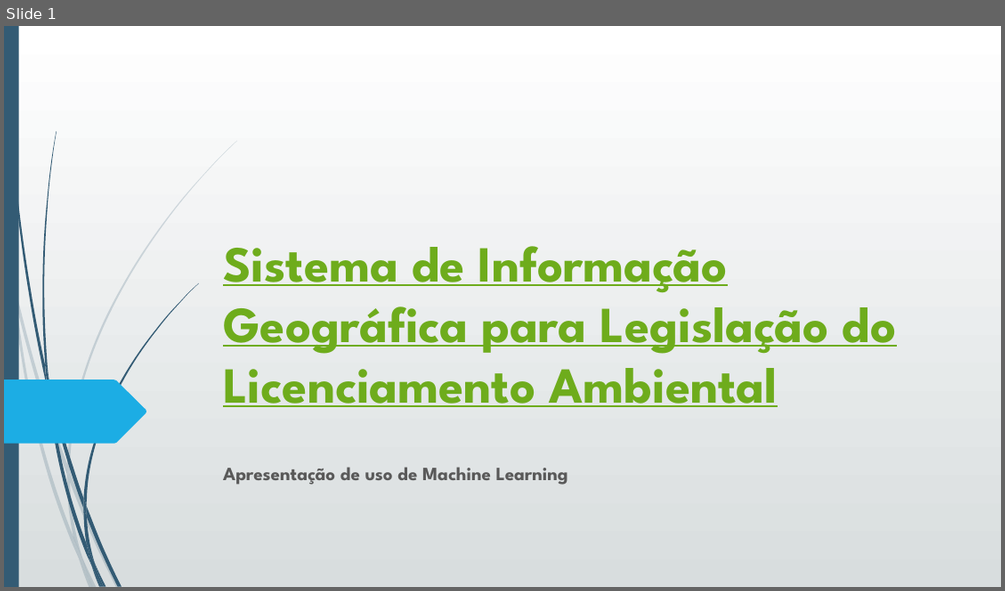
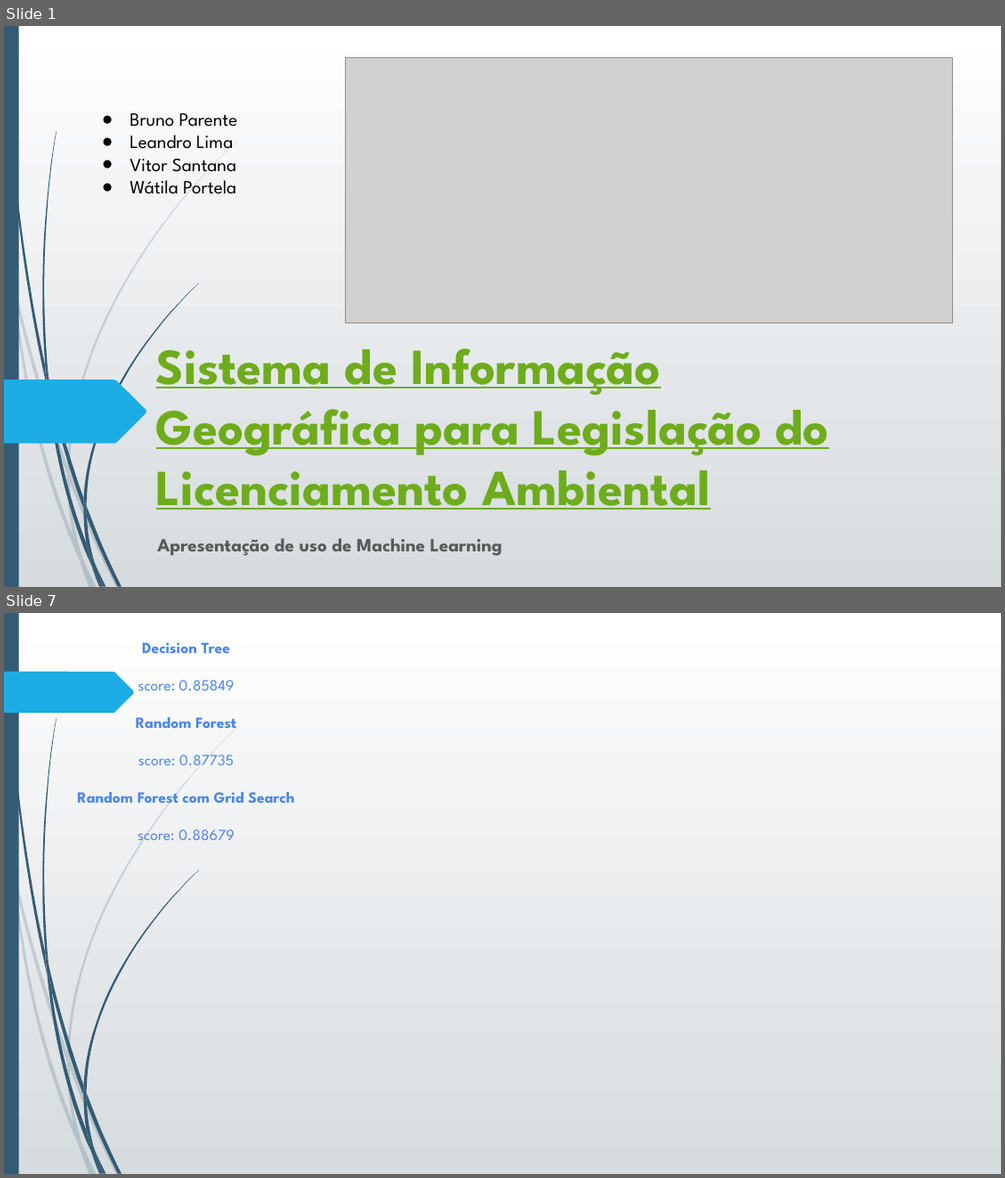
Before and after one commit to leoexcelsus/siglla_phase2, a slide deck: siglla fase2.pptx. Shown one above the other, each under a label of ours: slide 1 before the commit, slides 1 and 7 after it; the slides between them are not shown. The pictures are 1005x591 and 1005x1178 pixels, drawn with LibreOffice and Linux fonts; fonts in the diff are those of the drawing; grey boxes stand for pictures; background and template pictures are left out. Boxes give left, top, right and bottom in pixels: in the first picture for what was removed or moved away, otherwise in the second. Text is boxed around its words. In the diff, an @@ line names an element or a change of style, - is before the commit and + after.

```diff
--- a/siglla fase2.pptx
+++ b/siglla fase2.pptx
@@ slide 7 added at <box>4,613,1001,1174</box>, background picture (left out); not listed: 23 template elements that a slide beside it also shows @@
@@ text added at <box>77,642,294,840</box>, 15 pt, text #4A86E8, bold @@
+Decision Tree
+score: 0.85849
+Random Forest
+score: 0.87735
+Random Forest com Grid Search
+score: 0.88679
@@ freeform shape added at <box>4,672,134,713</box>, fill #1CADE4 @@
@@ slide 1 changed as well @@
@@ background gradient #FFFFFF to #D7DDE0 to gradient #FFFFFF to #D6DBDE @@
@@ picture added at <box>345,58,952,323</box> @@
@@ text added at <box>129,113,238,199</box>, 18 pt, text #000000 @@
+● Bruno Parente
+● Leandro Lima
+● Vitor Santana
+● Wátila Portela
@@ title "Sistema de Informação Geográfica para ...": place and size @@
-title "Sistema de Informação Geográfica para ..." at <box>223,246,897,407</box>
+title "Sistema de Informação Geográfica para ..." at <box>156,348,829,509</box>
@@ subtitle "Apresentação de uso de Machine ...": place and size @@
-subtitle "Apresentação de uso de Machine ..." at <box>223,467,568,484</box>
+subtitle "Apresentação de uso de Machine ..." at <box>157,538,502,556</box>
@@ subtitle "Apresentação de uso de Machine ..." at <box>157,538,502,556</box>: less space between paragraphs @@
```
Also in this commit, not shown: 2 other slides changed, 6 other slides added, 3 slides removed.
